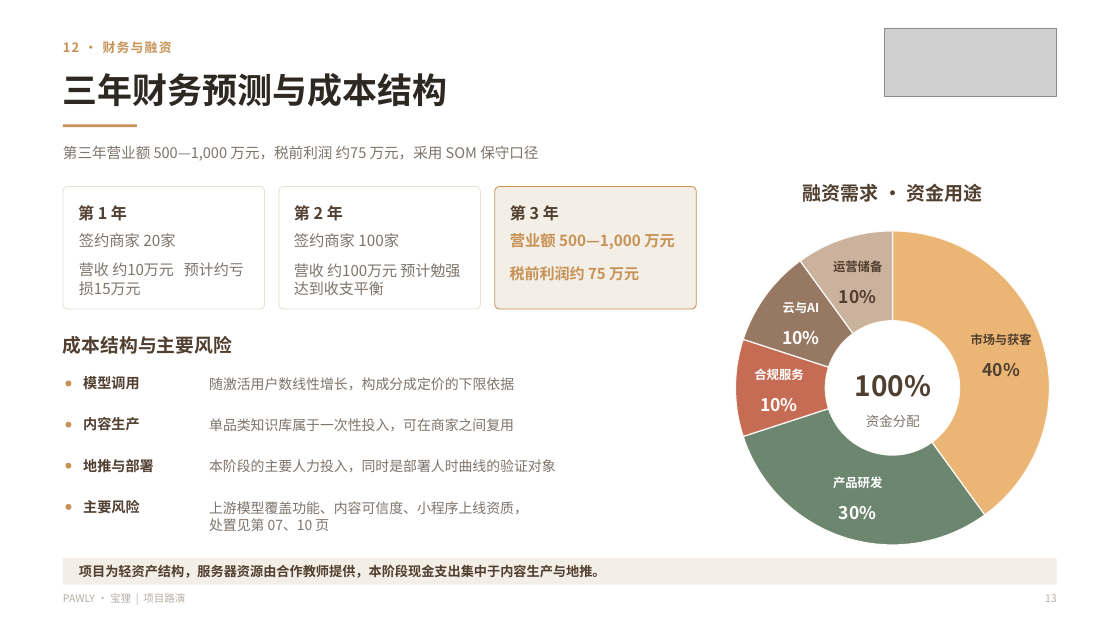
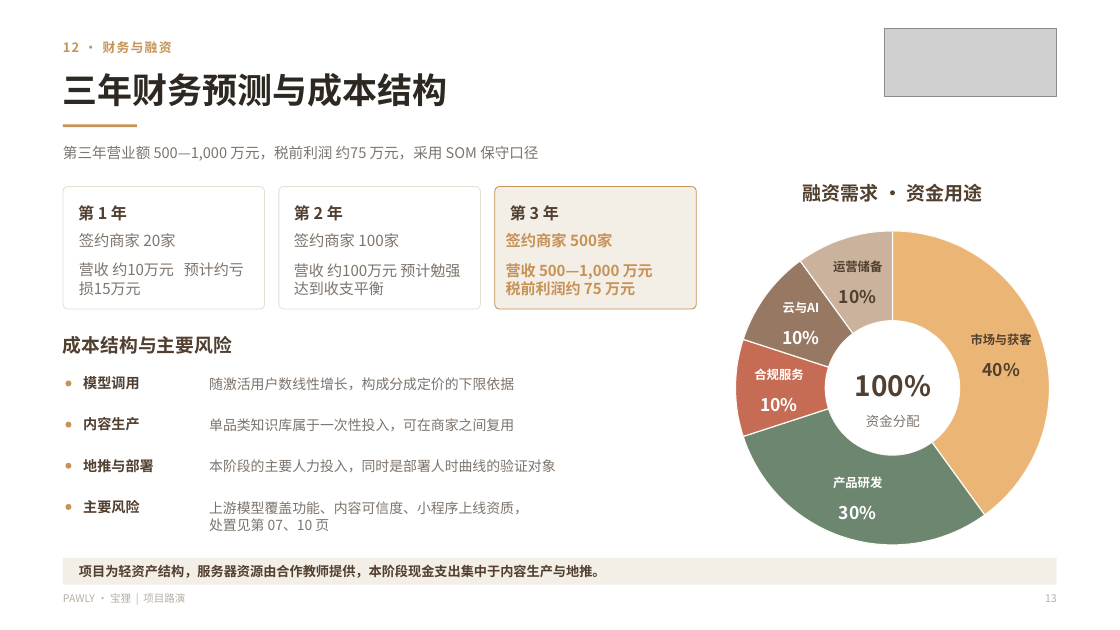
Before and after one commit to Celveen/Pawly, a slide deck: slide 13 of docs/路演/Pawly-路演-15页-B端.pptx. Drawn at 1120x630 pixels with LibreOffice and Linux fonts; fonts in the diff are those of the drawing; grey boxes stand for pictures. Boxes give left, top, right and bottom in pixels: in the first picture for what was removed or moved away, otherwise in the second. Text is boxed around its words. In the diff, an @@ line names an element or a change of style, - is before the commit and + after.

```diff
--- a/docs/路演/Pawly-路演-15页-B端.pptx
+++ b/docs/路演/Pawly-路演-15页-B端.pptx
@@ text at (506,233,612,248): text changed @@
-营业额 500—1,000 万元
+签约商家 500家
@@ text at (506,263,653,279): paragraph added @@
+营收 500—1,000 万元
```
Also in this commit, not shown: 3 other slides changed, 5 other files.
